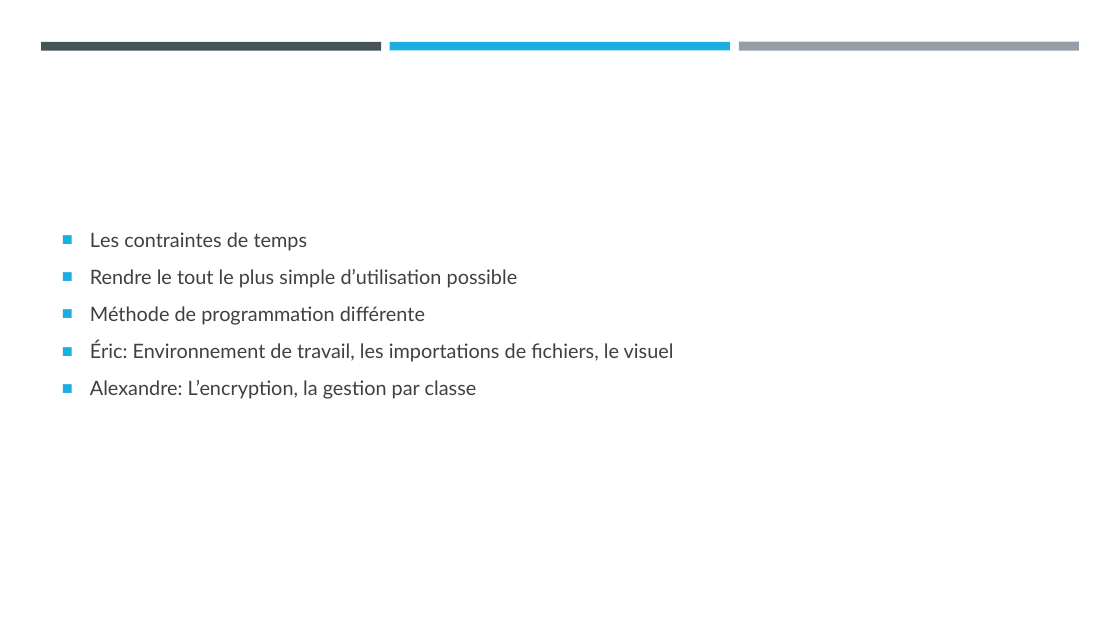
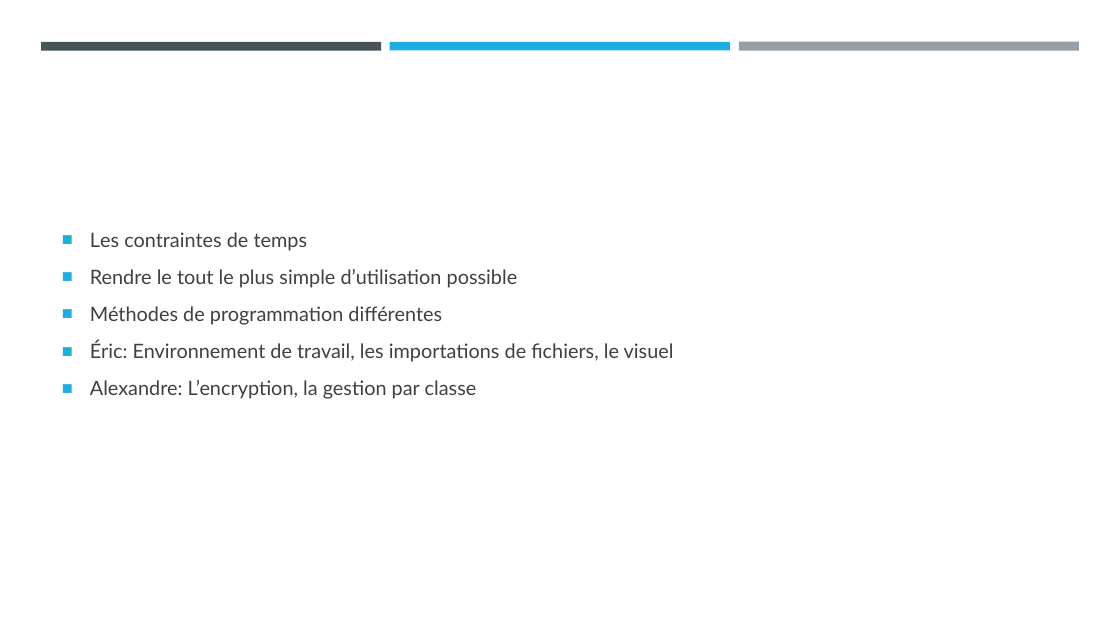
Before and after one commit to llSkyTechll/Project-ESP, a slide deck: slide 18 of ProjetESP.pptx (slide 13 before the commit). Drawn at 1120x630 pixels with LibreOffice and Linux fonts; fonts in the diff are those of the drawing. Boxes give left, top, right and bottom in pixels: in the first picture for what was removed or moved away, otherwise in the second. Text is boxed around its words. In the diff, an @@ line names an element or a change of style, - is before the commit and + after.

```diff
--- a/ProjetESP.pptx
+++ b/ProjetESP.pptx
@@ text at (x1=90, y1=306, x2=442, y2=325): text changed @@
-■ Méthode de programmation différente
+■ Méthodes de programmation différentes
```
Also in this commit, not shown: 5 slides added, 1 other file.
